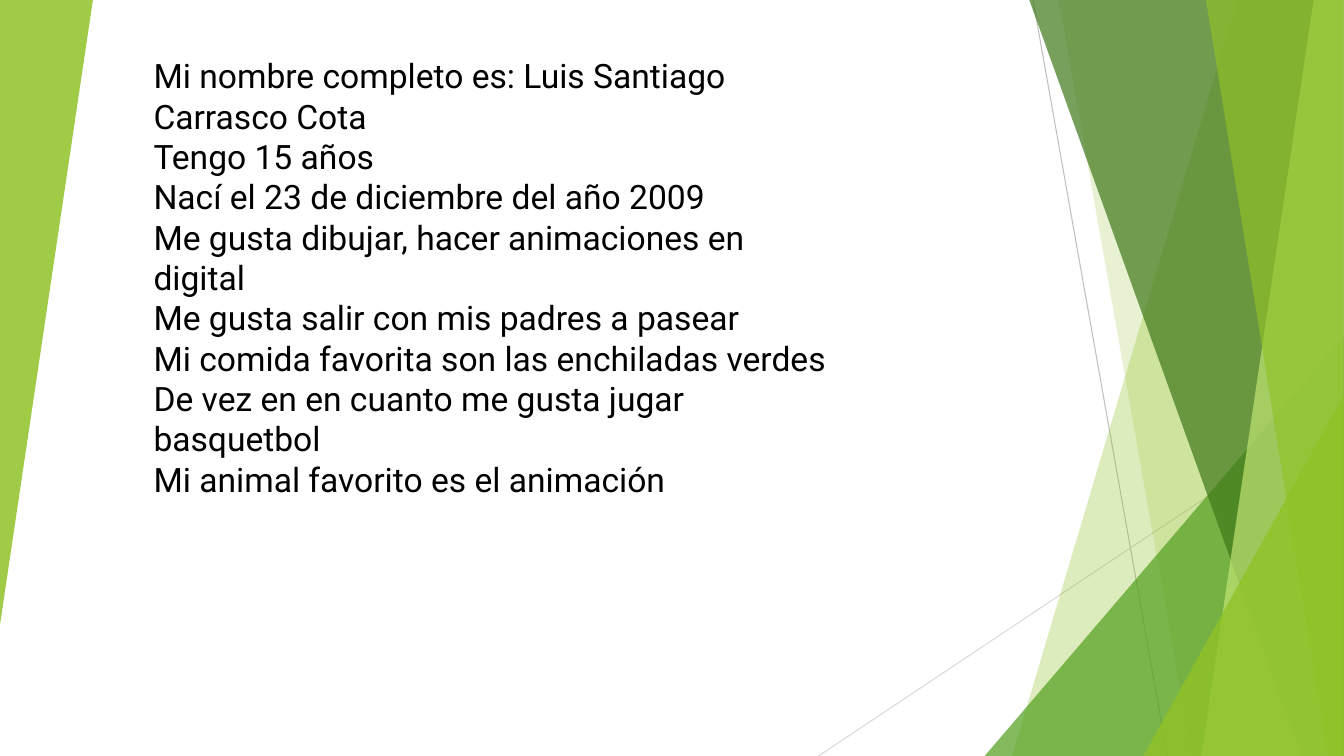
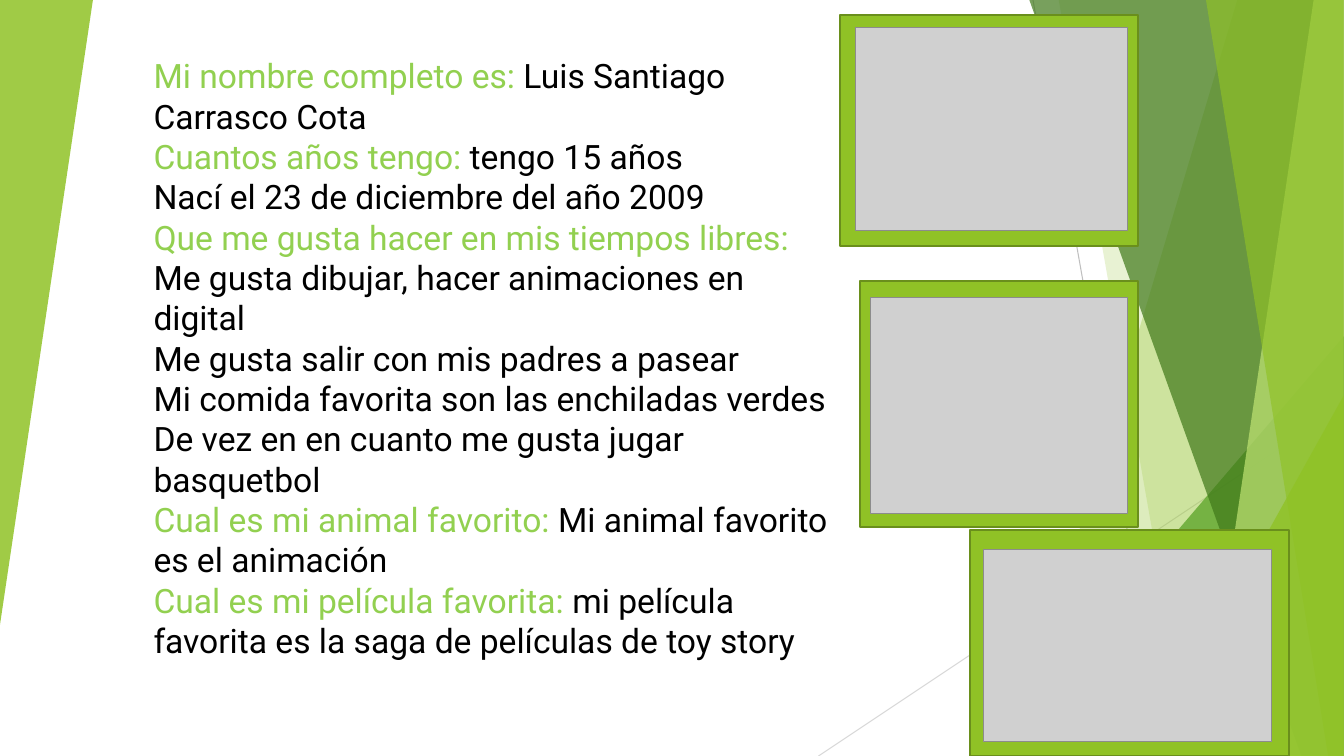
Before and after one commit to LuisCarrascoCota/culturadigital2, a slide deck: slide 2 of Parcial 1/Practica2.pptx. Drawn at 1344x756 pixels with LibreOffice and Linux fonts; fonts in the diff are those of the drawing; grey boxes stand for pictures. Boxes give left, top, right and bottom in pixels: in the first picture for what was removed or moved away, otherwise in the second. Text is boxed around its words. In the diff, an @@ line names an element or a change of style, - is before the commit and + after.

```diff
--- a/Parcial 1/Practica2.pptx
+++ b/Parcial 1/Practica2.pptx
@@ rectangle added at (840,15,1137,246), fill #90C226, outline #6B901C 1.5 pt @@
@@ picture added at (856,27,1128,231) @@
@@ text at (154,63,725,130): text colour #000000 to #92D050 in "Mi nombre completo es:" @@
@@ text at (154,144,683,176): text changed; text colour #000000 to #92D050 @@
-Tengo 15 años
+Cuantos años tengo: tengo 15 años
@@ text at (154,225,789,337): text changed @@
-Me gusta dibujar, hacer animaciones en digital
+Que me gusta hacer en mis tiempos libres: Me gusta dibujar, hacer animaciones en digital
@@ rectangle added at (860,281,1138,527), fill #90C226, outline #6B901C 1.5 pt @@
@@ picture added at (870,297,1127,514) @@
@@ text at (154,506,827,660): text changed @@
-Mi animal favorito es el animación
+Cual es mi animal favorito: Mi animal favorito es el animación
+Cual es mi película favorita: mi película favorita es la saga de películas de toy story
@@ rectangle added at (970,530,1290,756), fill #90C226, outline #6B901C 1.5 pt @@
@@ picture added at (983,549,1271,742) @@
```
Also in this commit, not shown: 1 other slide changed.
